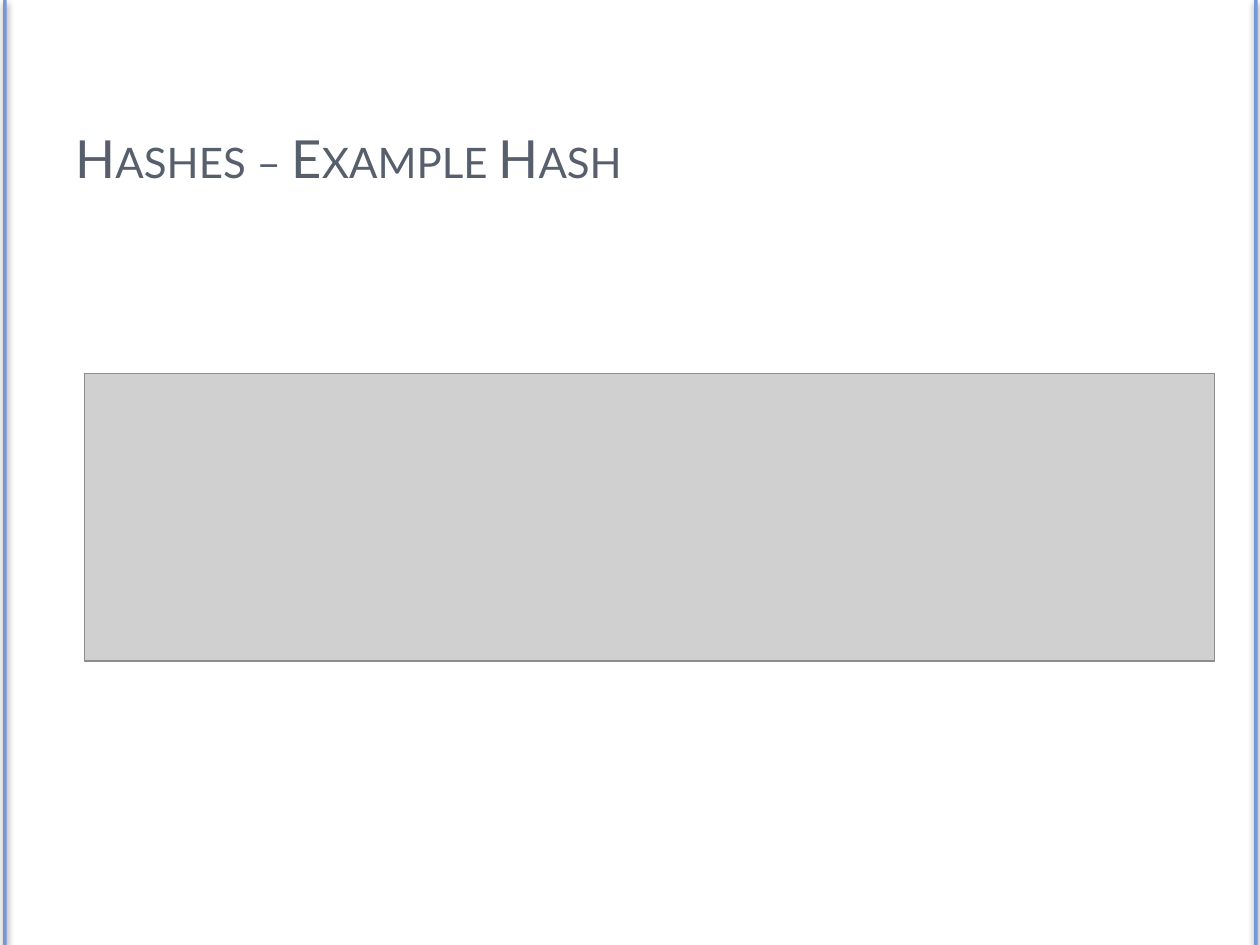
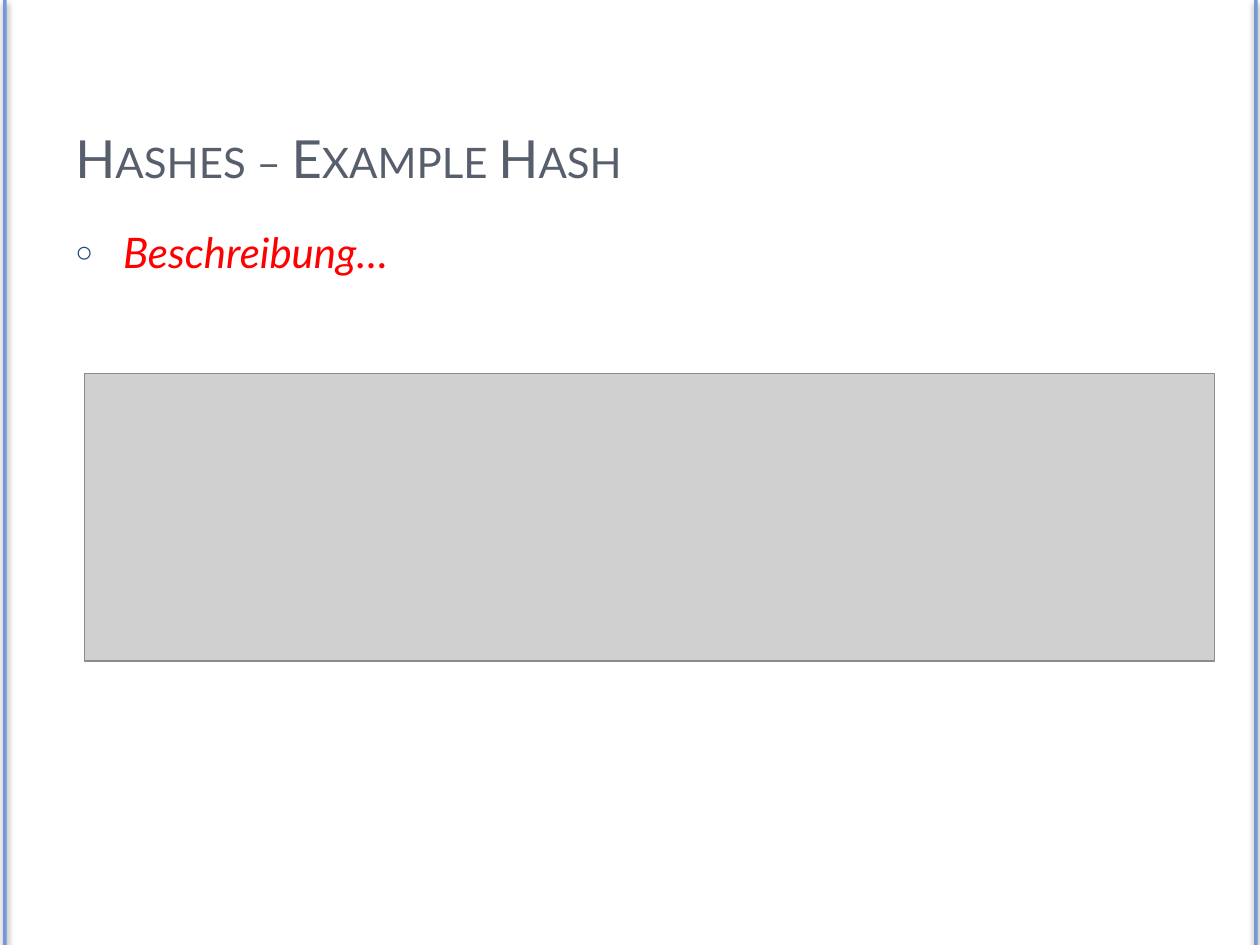
Before and after one commit to Exa-THM/HashTesting, a slide deck: slide 12 of Presentation/exa-hashes.pptx. Drawn at 1260x945 pixels with LibreOffice and Linux fonts; fonts in the diff are those of the drawing; grey boxes stand for pictures. Boxes give left, top, right and bottom in pixels: in the first picture for what was removed or moved away, otherwise in the second. Text is boxed around its words. In the diff, an @@ line names an element or a change of style, - is before the commit and + after.

```diff
--- a/Presentation/exa-hashes.pptx
+++ b/Presentation/exa-hashes.pptx
@@ text added at (123, 237, 388, 276), 24 pt, text #FF0000, italic @@
+○ Beschreibung…
```
Also in this commit, not shown: 6 other slides changed, 4 slides added, 1 slide removed.
